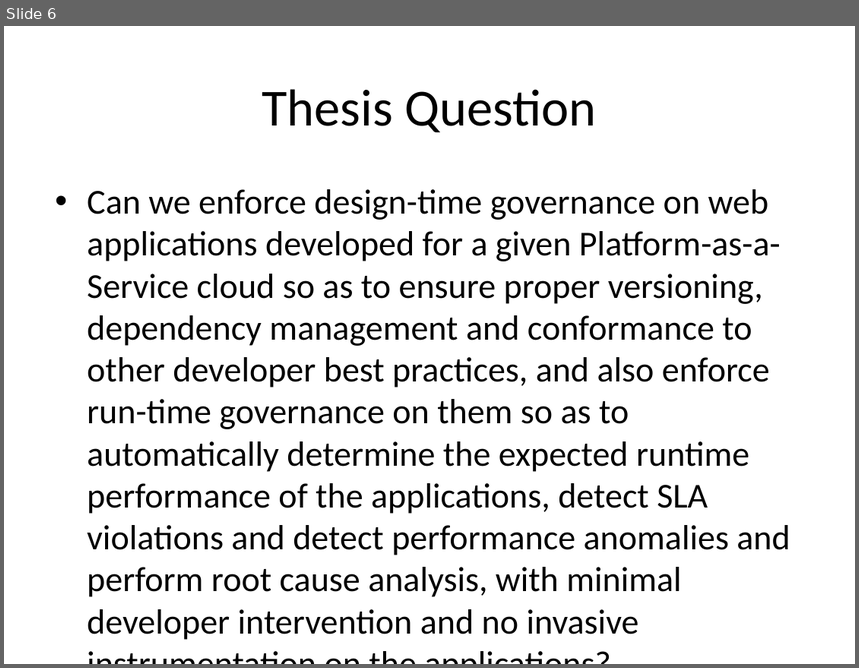
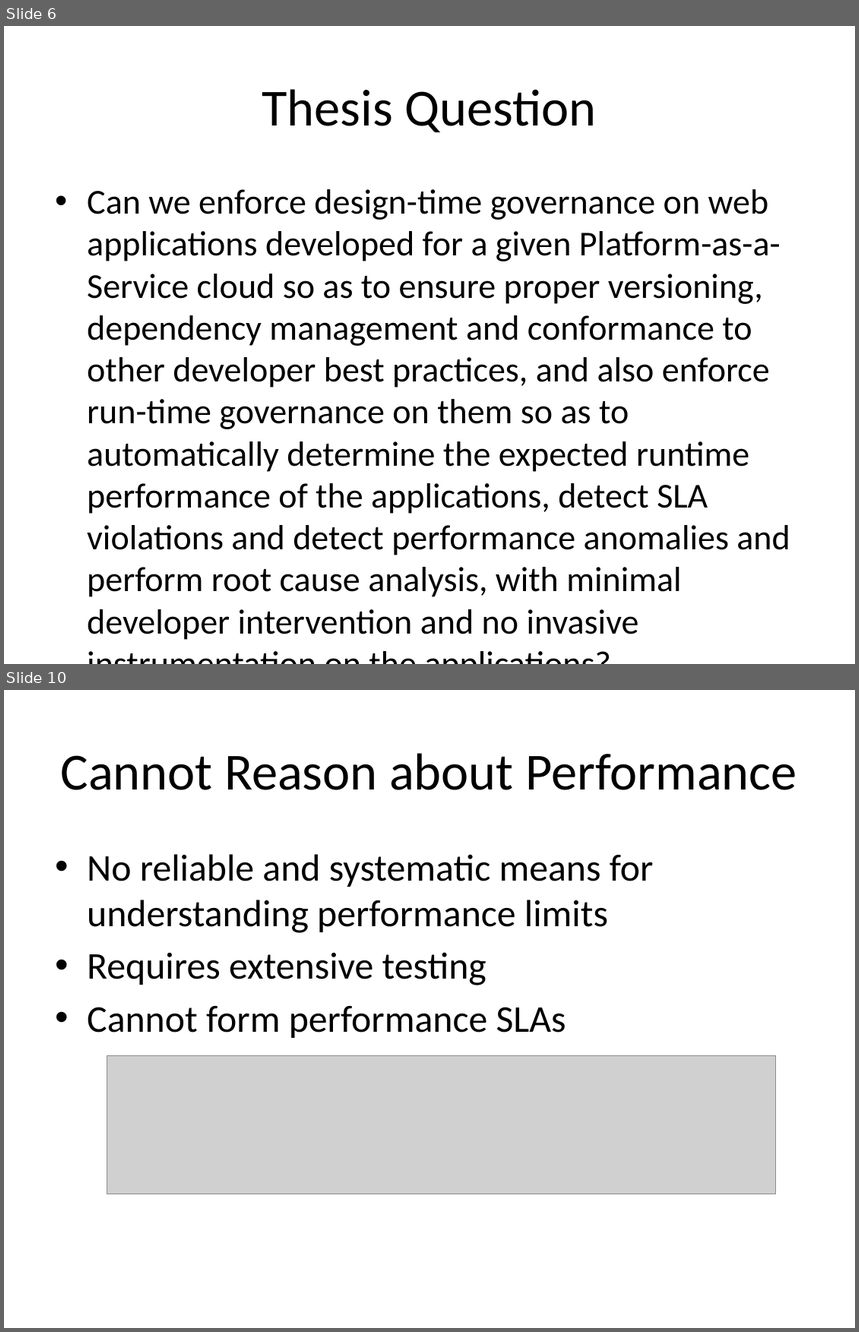
Before and after one commit to Dithn/eager-appscale, a slide deck: Eager/elk-experiment/appserver/system_design.pptx. Shown one above the other, each under a label of ours: slide 6 before the commit, slides 6 and 10 after it; the slides between them are not shown. The pictures are 859x668 and 859x1332 pixels, drawn with LibreOffice and Linux fonts; fonts in the diff are those of the drawing; grey boxes stand for pictures. Boxes give left, top, right and bottom in pixels: in the first picture for what was removed or moved away, otherwise in the second. Text is boxed around its words. In the diff, an @@ line names an element or a change of style, - is before the commit and + after.

```diff
--- a/Eager/elk-experiment/appserver/system_design.pptx
+++ b/Eager/elk-experiment/appserver/system_design.pptx
@@ slide 10 added at <box>4,690,855,1328</box>, background #FFFFFF @@
@@ title added at <box>61,753,797,790</box>, 44 pt, text #000000 @@
+Cannot Reason about Performance
@@ text added at <box>87,854,654,1038</box>, 32 pt, text #000000 @@
+• No reliable and systematic means for understanding performance limits
+• Requires extensive testing
+• Cannot form performance SLAs
@@ picture added at <box>107,1056,776,1195</box> @@
```
Also in this commit, not shown: 9 other slides added.
